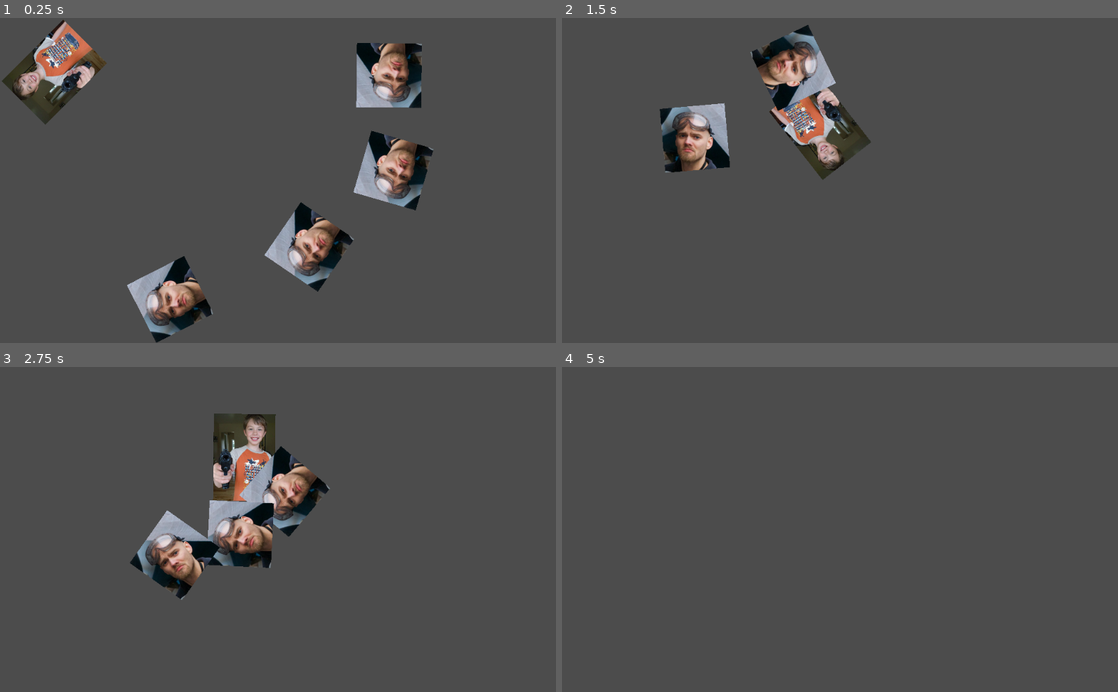
Above: before the commit, frames 1-4 (two rows, left to right).
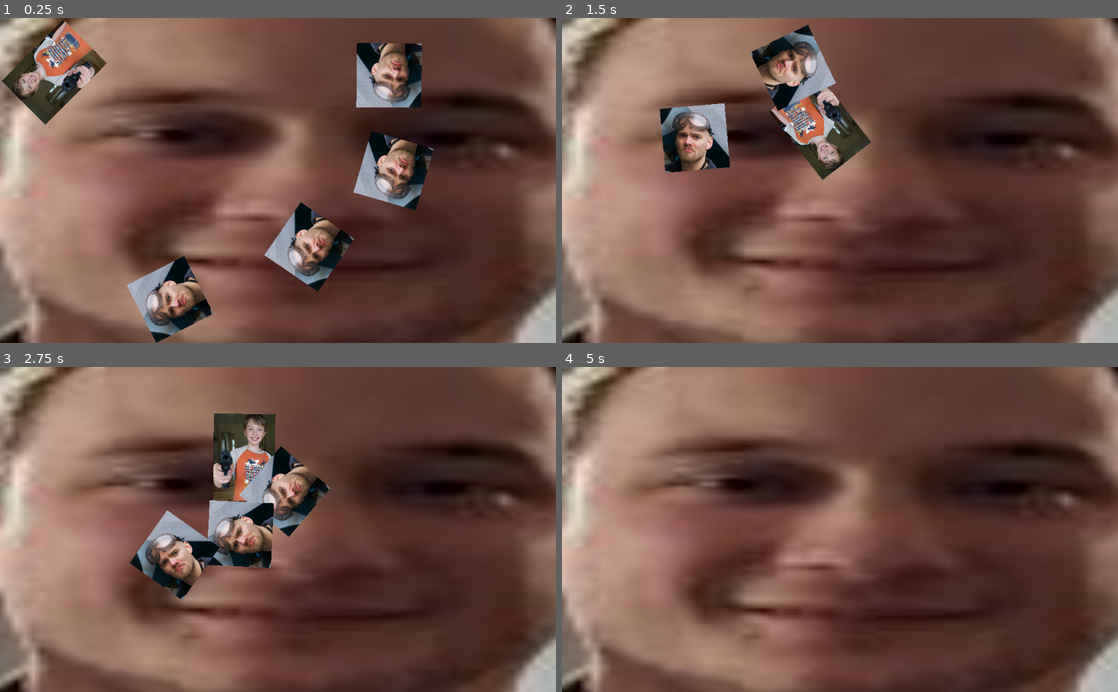
Above: after the commit, the same moments.

Repository: levidavidmurray/grant-game
Game: Godot game, scene res://World.tscn
Two runs of this game, one before a commit and one after it. Both use one fixed random seed, a clock stepped at 60 frames per second and the inputs below. Sound files missing from this copy of the repository are replaced by a short silence.
Inputs (mouse positions are in pixels of both pictures, inside the frame that each line leads up to):
- Up to frame 1 (0.25 s): no input
- Up to frame 2 (1.5 s): move the mouse to (962, 164) at 0.52 s; hold D (right) 0.53-1.28 s; click (962, 164) at 0.6 s; move the mouse to (728, 196) at 1.27 s; hold S (down) from 1.28 s (still down); click (728, 196) at 1.35 s
- Up to frame 3 (2.75 s): move the mouse to (333, 458) at 2.02 s; release S (down) at 2.03 s; hold D (right) from 2.03 s (still down); click (333, 458) at 2.1 s
- Up to frame 4 (5 s): move the mouse to (812, 594) at 2.77 s; release D (right) at 2.78 s; hold W (up) 2.78-3.53 s; click (812, 594) at 2.85 s; move the mouse to (1006, 578) at 3.52 s; hold A (left) from 3.53 s (still down); click (1006, 578) at 3.6 s; move the mouse to (673, 480) at 4.27 s; click (673, 480) at 4.35 s

The runs differ from the first frame. In frame 1, 85% of the frame differs, in the area x 0-100%, y 0-100%; in frame 2, 90%; in frame 3, 88%; in frame 4, 97%.

Commit message:
added a large photograph of Johnny's face as the background

Diff:
--- a/World.tscn
+++ b/World.tscn
@@ -1,8 +1,9 @@
-[gd_scene load_steps=4 format=2]
+[gd_scene load_steps=5 format=2]
 
 [ext_resource path="res://Prefabs/Player.tscn" type="PackedScene" id=1]
 [ext_resource path="res://Prefabs/Enemy.tscn" type="PackedScene" id=2]
 [ext_resource path="res://Scripts/PlayerCamera.gd" type="Script" id=3]
+[ext_resource path="res://Resources/Images/Screenshot 2022-11-24 024527.png" type="Texture" id=4]
 
 [node name="World" type="Node2D"]
 
@@ -26,3 +27,9 @@
 
 [node name="Enemy4" parent="." instance=ExtResource( 2 )]
 position = Vector2( 389, 668 )
+
+[node name="Sprite" type="Sprite" parent="."]
+position = Vector2( 526, 213 )
+scale = Vector2( 15.4828, 7.03846 )
+z_index = -99
+texture = ExtResource( 4 )
Binary file added: Resources/Images/Screenshot 2022-11-24 024527.png
Not shown, added: Resources/Images/Screenshot 2022-11-24 024527.png.import
Not shown, changed: Resources/Sounds/Character_Death_Voice_1.wav.import
Not shown, changed: Resources/Sounds/Laser_Gun_Shot_4.wav.import
Not shown, changed: Resources/Sounds/Oof.wav.import
